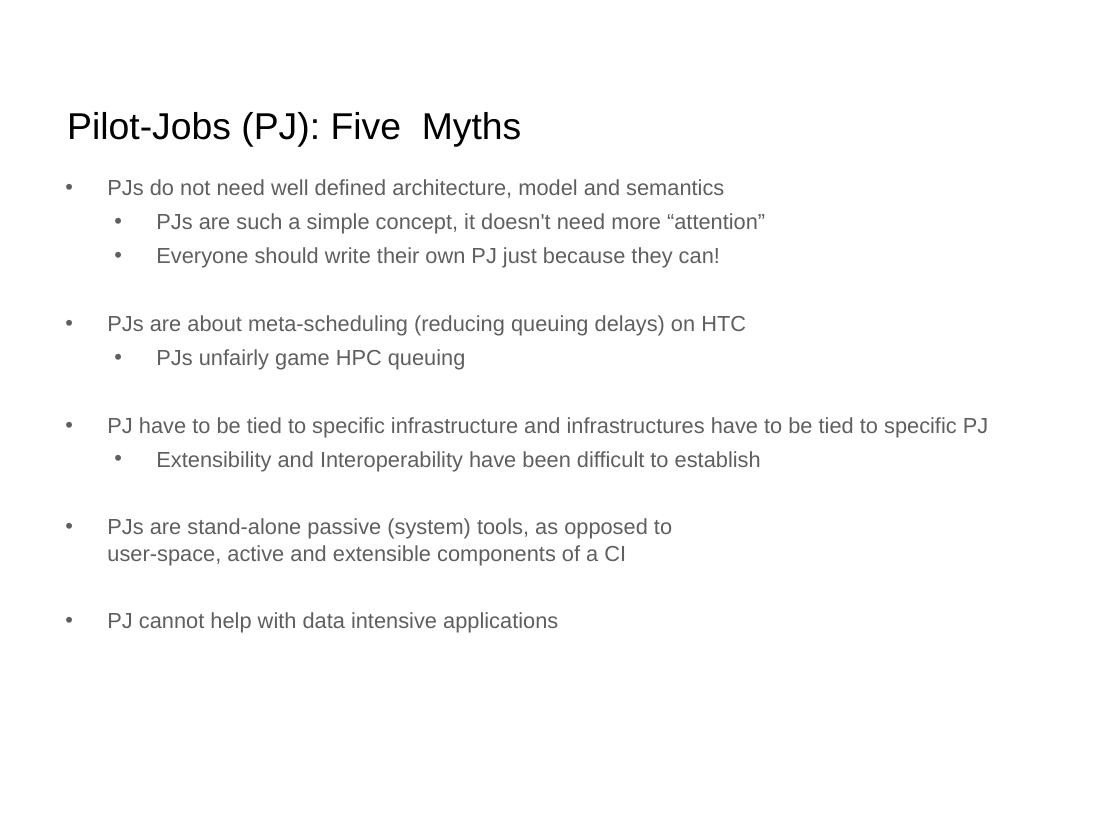
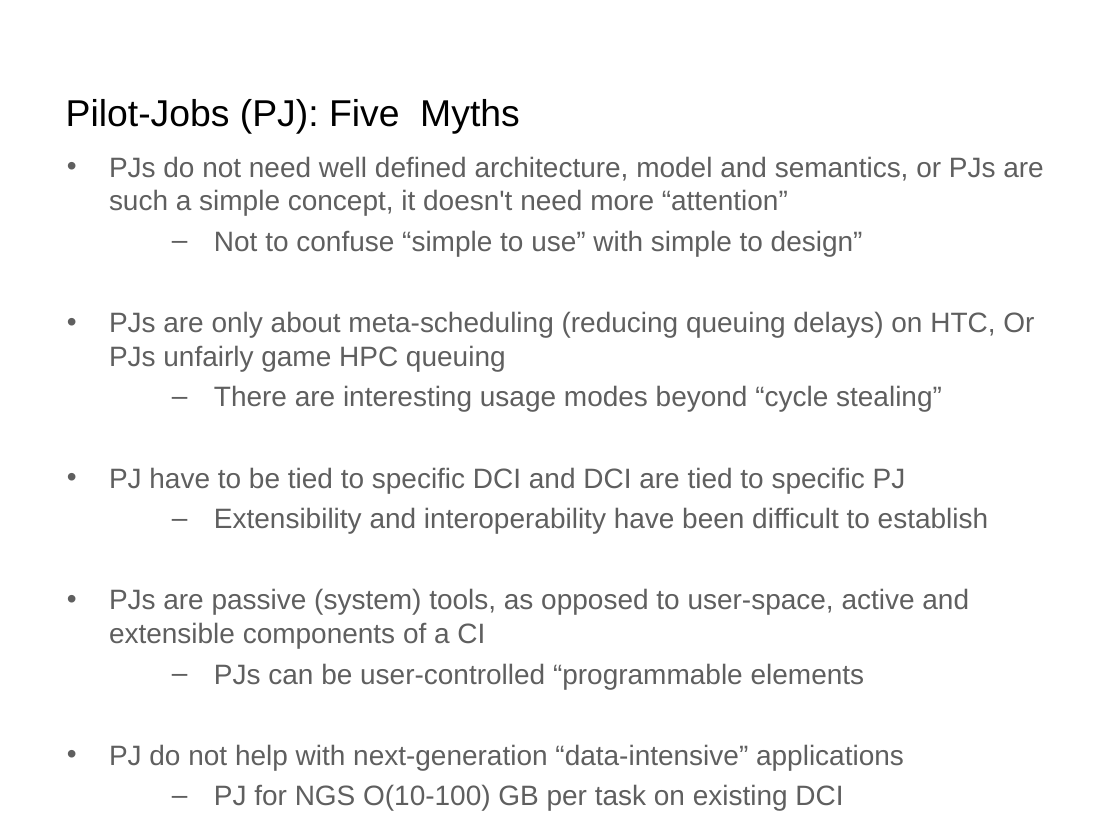
Before and after one commit to saga-project/presentations, a slide deck: slide 5 of bnl-pstar.ppt. Drawn at 1120x840 pixels with LibreOffice and Linux fonts; fonts in the diff are those of the drawing; background and template pictures are left out. Boxes give left, top, right and bottom in pixels: in the first picture for what was removed or moved away, otherwise in the second. Text is boxed around its words. In the diff, an @@ line names an element or a change of style, - is before the commit and + after.

Commit message:
updated version. WIP

```diff
--- a/bnl-pstar.ppt
+++ b/bnl-pstar.ppt
@@ title "Pilot-Jobs (PJ): Five Myths": place and size @@
-title "Pilot-Jobs (PJ): Five Myths" at [67, 112, 522, 146]
+title "Pilot-Jobs (PJ): Five Myths" at [66, 99, 520, 134]
@@ text at [109, 156, 1043, 811]: text changed; size 14 to 18 pt @@
-  • PJs do not need well defined architecture, model and semantics
-    • PJs are such a simple concept, it doesn't need more “attention”
-    • Everyone should write their own PJ just because they can!
-  • PJs are about meta-scheduling (reducing queuing delays) on HTC
-    • PJs unfairly game HPC queuing
-  • PJ have to be tied to specific infrastructure and infrastructures have to be tied to specific PJ
-    • Extensibility and Interoperability have been difficult to establish
-  • PJs are stand-alone passive (system) tools, as opposed to
-    user-space, active and extensible components of a CI
-  • PJ cannot help with data intensive applications
+  • PJs do not need well defined architecture, model and semantics, or PJs are such a simple concept, it doesn't need more “attention”
+      – Not to confuse “simple to use” with simple to design”
+  • PJs are only about meta-scheduling (reducing queuing delays) on HTC, Or PJs unfairly game HPC queuing
+      – There are interesting usage modes beyond “cycle stealing”
+  • PJ have to be tied to specific DCI and DCI are tied to specific PJ
+      – Extensibility and interoperability have been difficult to establish
+  • PJs are passive (system) tools, as opposed to user-space, active and extensible components of a CI
+      – PJs can be user-controlled “programmable elements
+  • PJ do not help with next-generation “data-intensive” applications
+      – PJ for NGS O(10-100) GB per task on existing DCI
```
Also in this commit, not shown: 6 other slides changed, 3 slides added.
